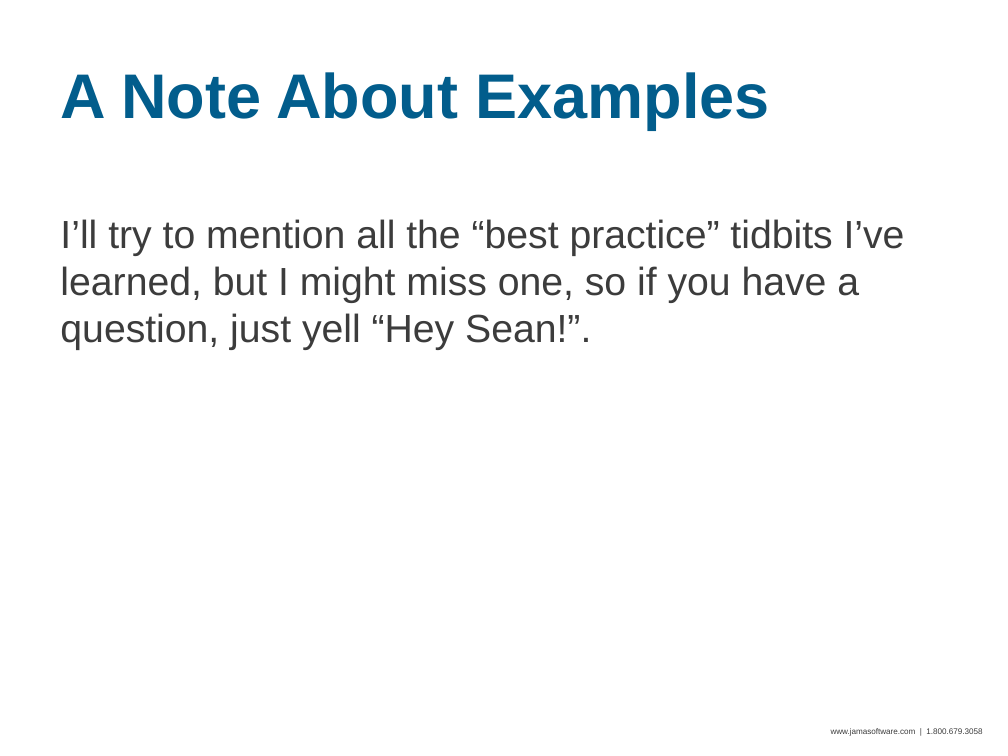
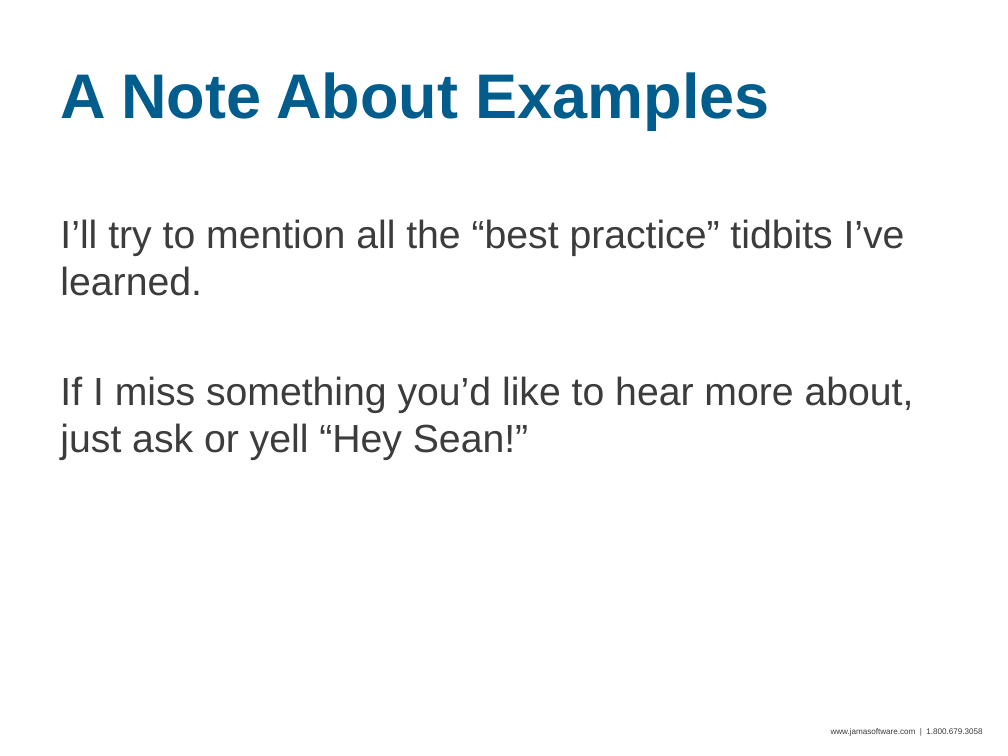
Before and after one commit to seanadkinson/webdriver-examples, a slide deck: slide 11 of slides.pptx. Drawn at 1008x756 pixels with LibreOffice and Linux fonts; fonts in the diff are those of the drawing; background and template pictures are left out. Boxes give left, top, right and bottom in pixels: in the first picture for what was removed or moved away, otherwise in the second. Text is boxed around its words. In the diff, an @@ line names an element or a change of style, - is before the commit and + after.

```diff
--- a/slides.pptx
+++ b/slides.pptx
@@ text at bbox=[60, 219, 914, 460]: text changed @@
-I’ll try to mention all the “best practice” tidbits I’ve learned, but I might miss one, so if you have a question, just yell “Hey Sean!”.
+I’ll try to mention all the “best practice” tidbits I’ve learned.
+If I miss something you’d like to hear more about, just ask or yell “Hey Sean!”
```
Also in this commit, not shown: 7 other slides changed, 1 slide added, 1 slide removed, 6 other files.
